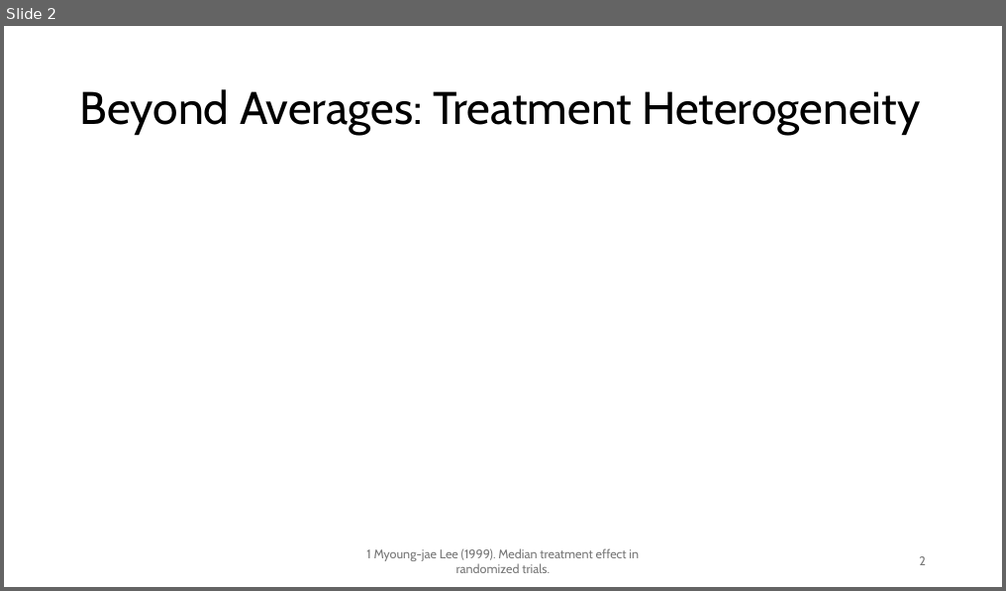
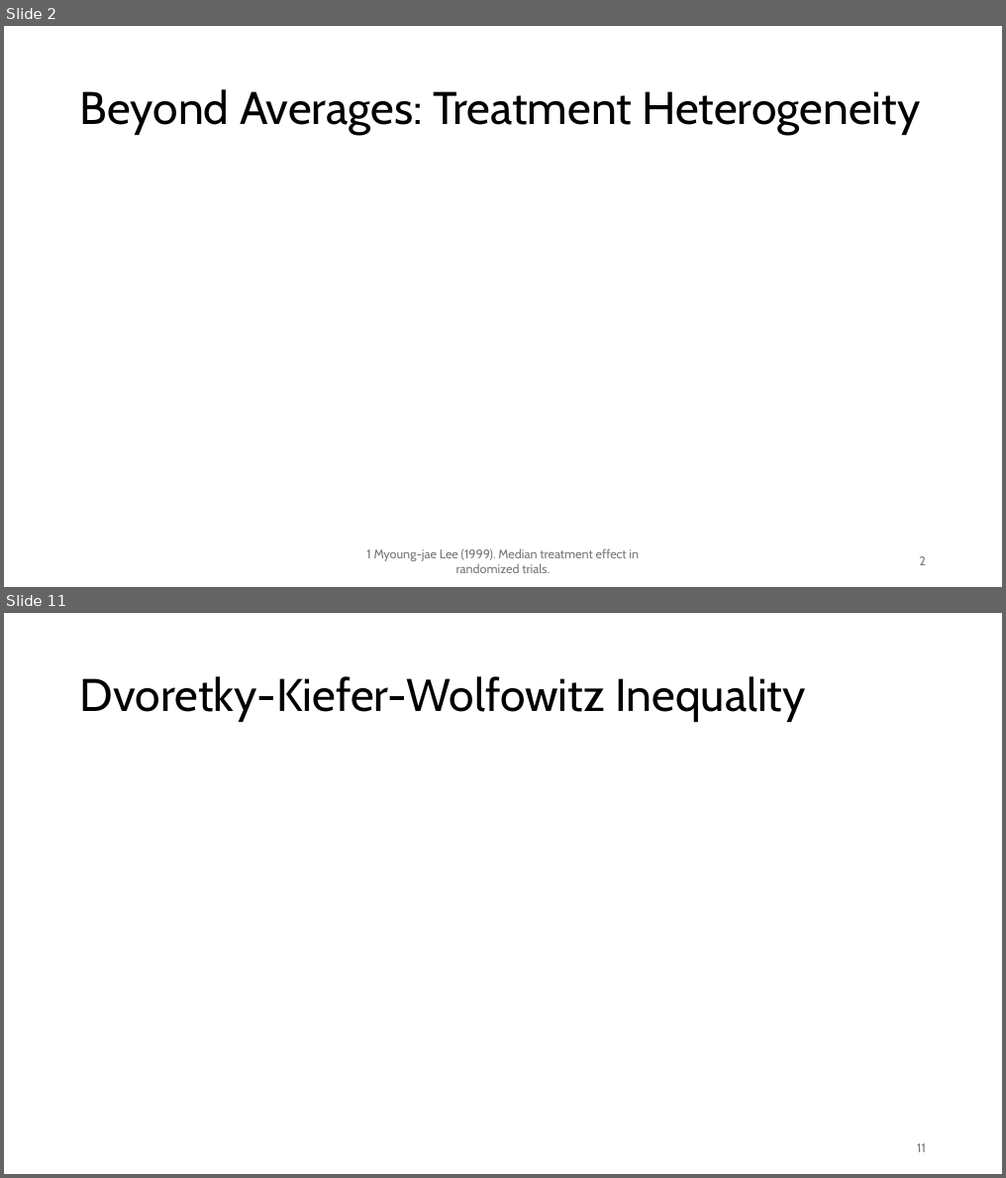
Before and after one commit to chasehmathis/dkw-ind-treat-effect, a slide deck: dkw-po-presentation.pptx. Shown one above the other, each under a label of ours: slide 2 before the commit, slides 2 and 11 after it; the slides between them are not shown. The pictures are 1006x591 and 1006x1178 pixels, drawn with LibreOffice and Linux fonts; fonts in the diff are those of the drawing; grey boxes stand for pictures. Boxes give left, top, right and bottom in pixels: in the first picture for what was removed or moved away, otherwise in the second. Text is boxed around its words. In the diff, an @@ line names an element or a change of style, - is before the commit and + after.

```diff
--- a/dkw-po-presentation.pptx
+++ b/dkw-po-presentation.pptx
@@ slide 11 added at [4, 613, 1002, 1174], background #FFFFFF @@
@@ title added at [80, 676, 806, 722], 44 pt, text #000000 @@
+Dvoretky-Kiefer-Wolfowitz Inequality
@@ page number added at [917, 1144, 926, 1153], 12 pt, text #797979 @@
+11
```
Also in this commit, not shown: 1 slide changed, 8 other slides added, 11 other files.
